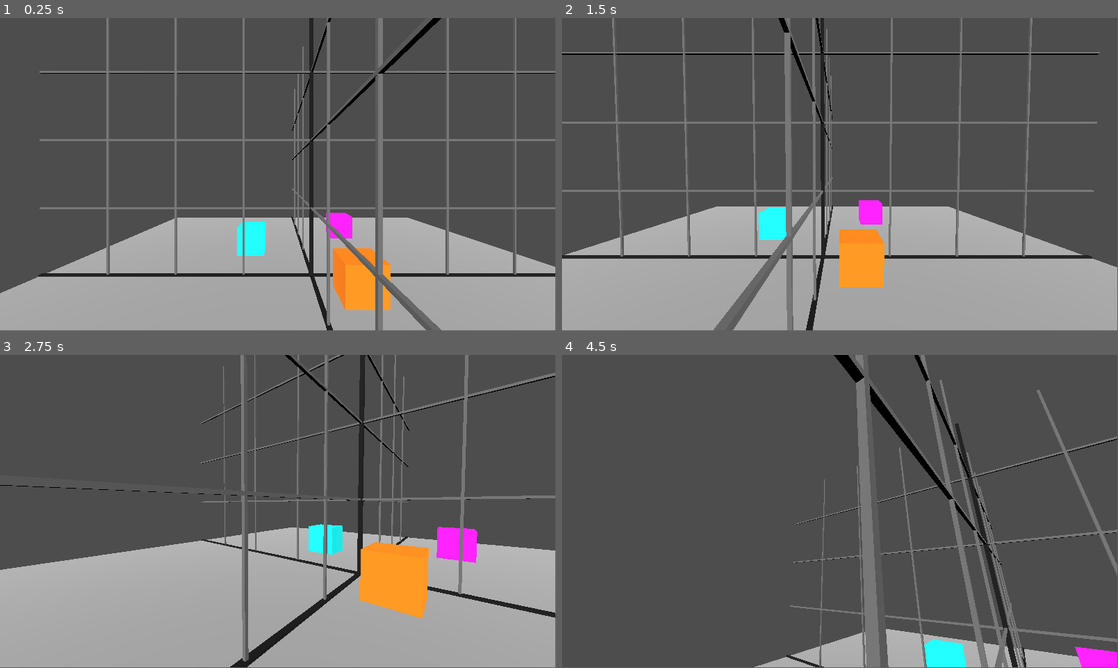
Above: before the commit, frames 1-4 (two rows, left to right).
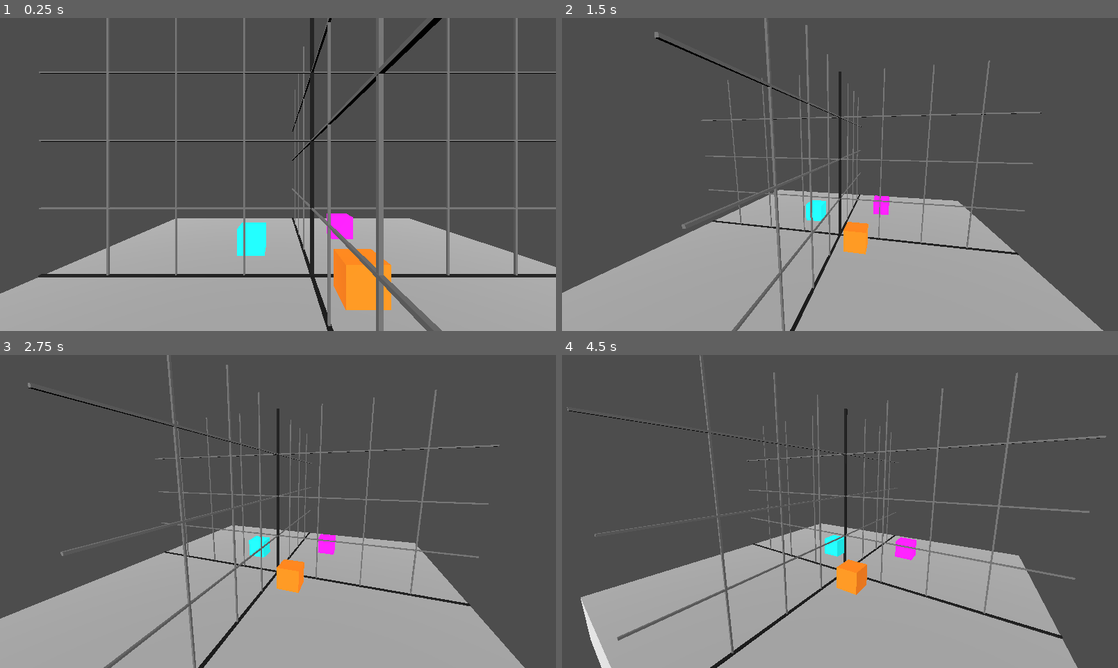
Above: after the commit, the same moments.

Repository: coyleg152/rcos-fall-2026
Game: Godot game, scene res://main.tscn
Same seed, same stepped clock (60 frames per second), same inputs: the game is played once before the commit and once after it.
Inputs:
- Up to frame 1 (0.25 s): no input
- Up to frame 2 (1.5 s): tap Enter at 0.5 s; hold D (MoveRight) 0.53-1.28 s; tap Tab (ToggleFlightMode, bound only after the commit) at 0.6 s; hold Shift (FlyDown) from 1.28 s (still down); tap Down (LookDown) at 1.35 s
- Up to frame 3 (2.75 s): tap Tab (ToggleFlightMode, bound only after the commit) at 1.55, 2.3 s; release Shift (FlyDown) at 2.03 s; hold D (MoveRight) from 2.03 s (still down); hold Left (LookLeft) from 2.03 s (still down)
- Up to frame 4 (4.5 s): release D (MoveRight) at 2.78 s; release Left (LookLeft) at 2.78 s; hold Space (FlyUp) 2.78-3.53 s; tap Right (LookRight) at 2.85 s; tap Tab (ToggleFlightMode, bound only after the commit) at 3.05, 3.8, 4.35 s; hold Up (LookUp) 3.53-4.28 s; hold A (MoveLeft) from 3.53 s (still down)
In our replay, the window is 799x449 before the commit and 800x450 after it. These sizes can differ from the game's own. Grey fills any space a smaller window leaves; there, only what the larger window draws over its background counts as a difference.

The runs differ from the first frame. In frame 1, 3.4% of the frame differs, in the area x 0-100%, y 0-100%; in frame 2, 19%; in frame 3, 21%; in frame 4, 34%.

Commit message:
Fixing last commit

Diff:
--- a/3d-camera-test/project.godot
+++ b/3d-camera-test/project.godot
@@ -14,6 +14,11 @@
 run/main_scene="uid://cq03jr0d1k5vo"
 config/features=PackedStringArray("4.6", "GL Compatibility")
 config/icon="res://icon.svg"
+
+[display]
+
+window/size/viewport_width=1280
+window/size/viewport_height=720
 
 [input]
 
@@ -67,6 +72,11 @@
 "events": [Object(InputEventKey,"resource_local_to_scene":false,"resource_name":"","device":-1,"window_id":0,"alt_press …(195 unchanged characters)…
 ]
 }
+ToggleFlightMode={
+"deadzone": 0.2,
+"events": [Object(InputEventKey,"resource_local_to_scene":false,"resource_name":"","device":-1,"window_id":0,"alt_pressed":false,"shift_pressed":false,"ctrl_pressed":false,"meta_pressed":false,"pressed":false,"keycode":0,"physical_keycode":4194306,"key_label":0,"unicode":0,"location":0,"echo":false,"script":null)
+]
+}
 
 [physics]
 
